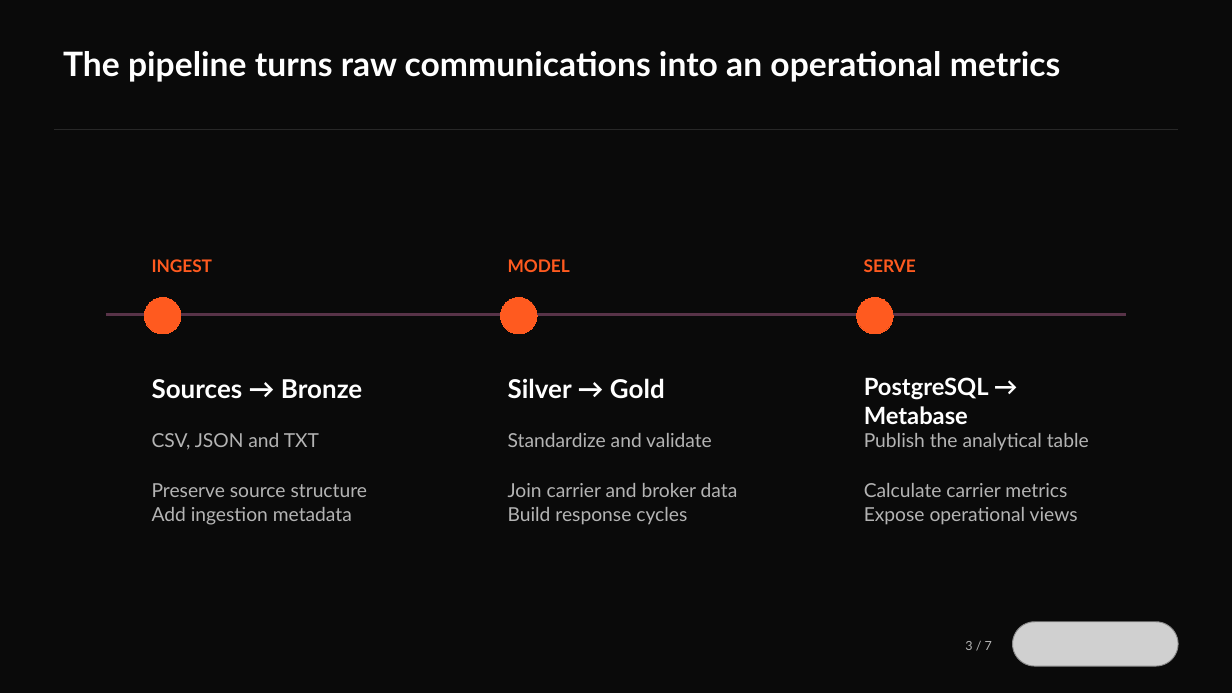
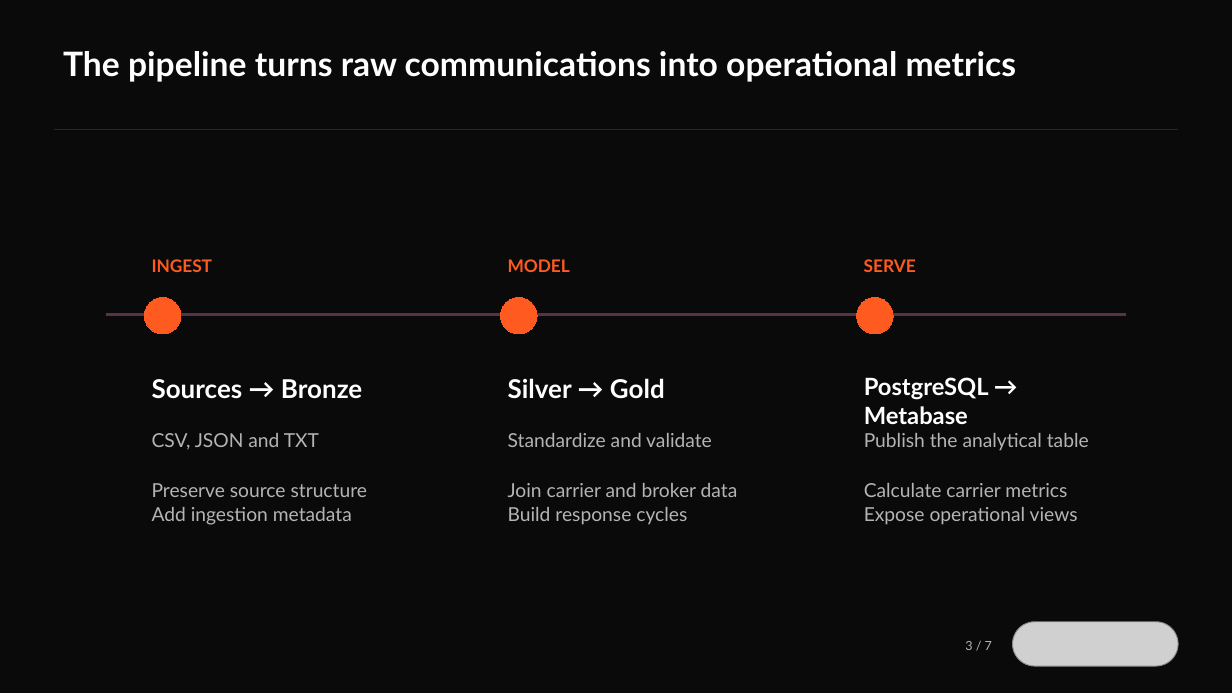
Before and after one commit to alexkmf1/data-engineering-test, a slide deck: slide 3 of docs/carrier_risk_presentation.pptx. Drawn at 1232x693 pixels with LibreOffice and Linux fonts; fonts in the diff are those of the drawing; grey boxes stand for pictures. Boxes give left, top, right and bottom in pixels: in the first picture for what was removed or moved away, otherwise in the second. Text is boxed around its words. In the diff, an @@ line names an element or a change of style, - is before the commit and + after.

```diff
--- a/docs/carrier_risk_presentation.pptx
+++ b/docs/carrier_risk_presentation.pptx
@@ text at box(63, 51, 1017, 82): text changed @@
-The pipeline turns raw communications into an operational metrics
+The pipeline turns raw communications into operational metrics
```
Also in this commit, not shown: 2 other files.
